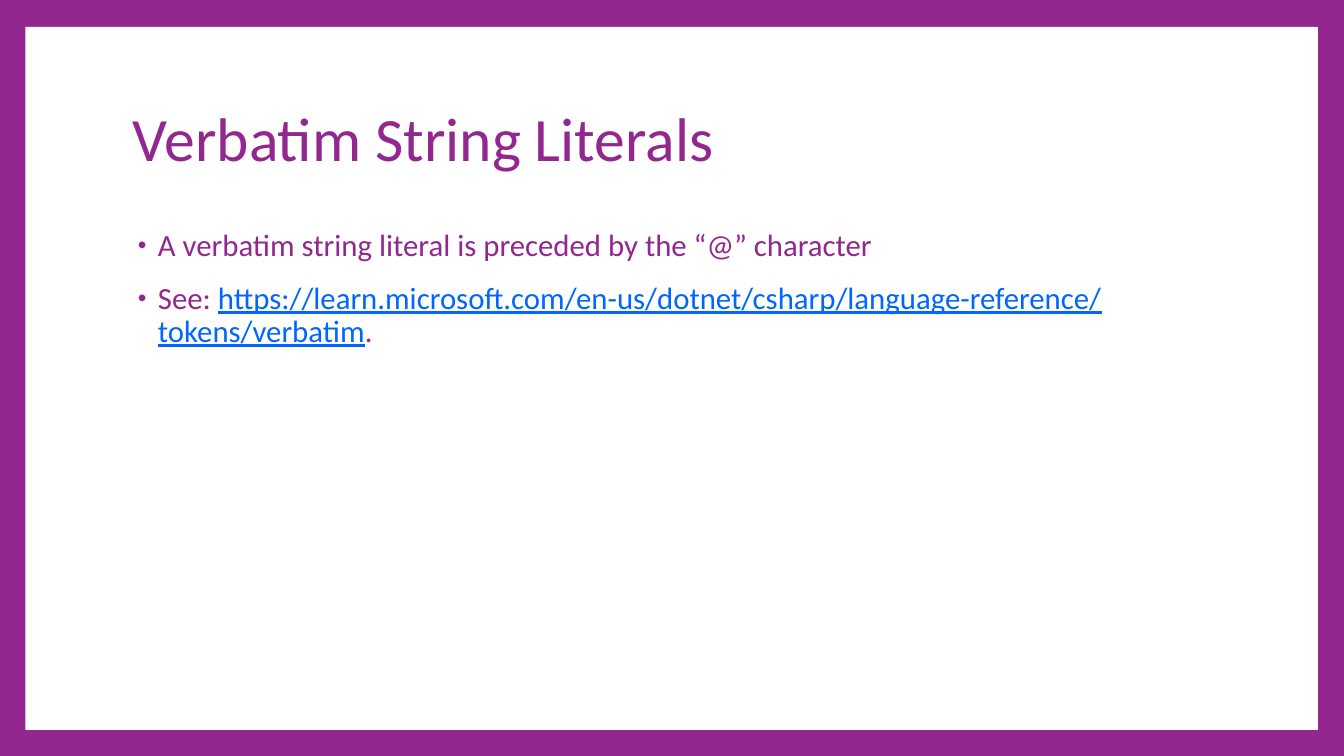
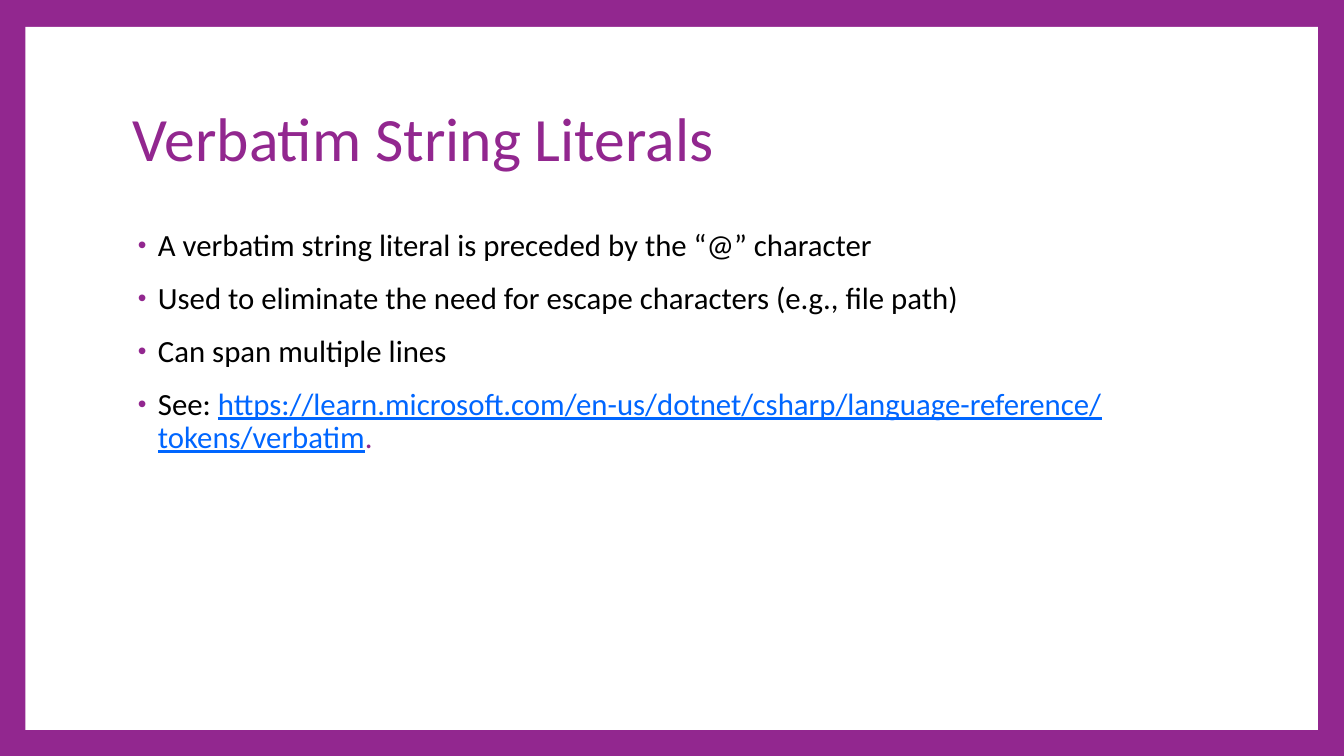
Before and after one commit to cdiggins/cs321, a slide deck: slide 30 of class-notes/cs321-winter-2023-lecture-4-strings.pptx (slide 39 before the commit). Drawn at 1344x756 pixels with LibreOffice and Linux fonts; fonts in the diff are those of the drawing. Boxes give left, top, right and bottom in pixels: in the first picture for what was removed or moved away, otherwise in the second. Text is boxed around its words. In the diff, an @@ line names an element or a change of style, - is before the commit and + after.

```diff
--- a/class-notes/cs321-winter-2023-lecture-4-strings.pptx
+++ b/class-notes/cs321-winter-2023-lecture-4-strings.pptx
@@ text at (x1=158, y1=234, x2=1101, y2=453): text colour #92278F to #000000 in "A verbatim string literal is preceded by ...", "See:" @@
@@ text at (x1=158, y1=286, x2=957, y2=367): paragraphs added @@
+• Used to eliminate the need for escape characters (e.g., file path)
+• Can span multiple lines
```
Also in this commit, not shown: 10 other slides changed, 26 slides added, 31 slides removed, 3 other files.
